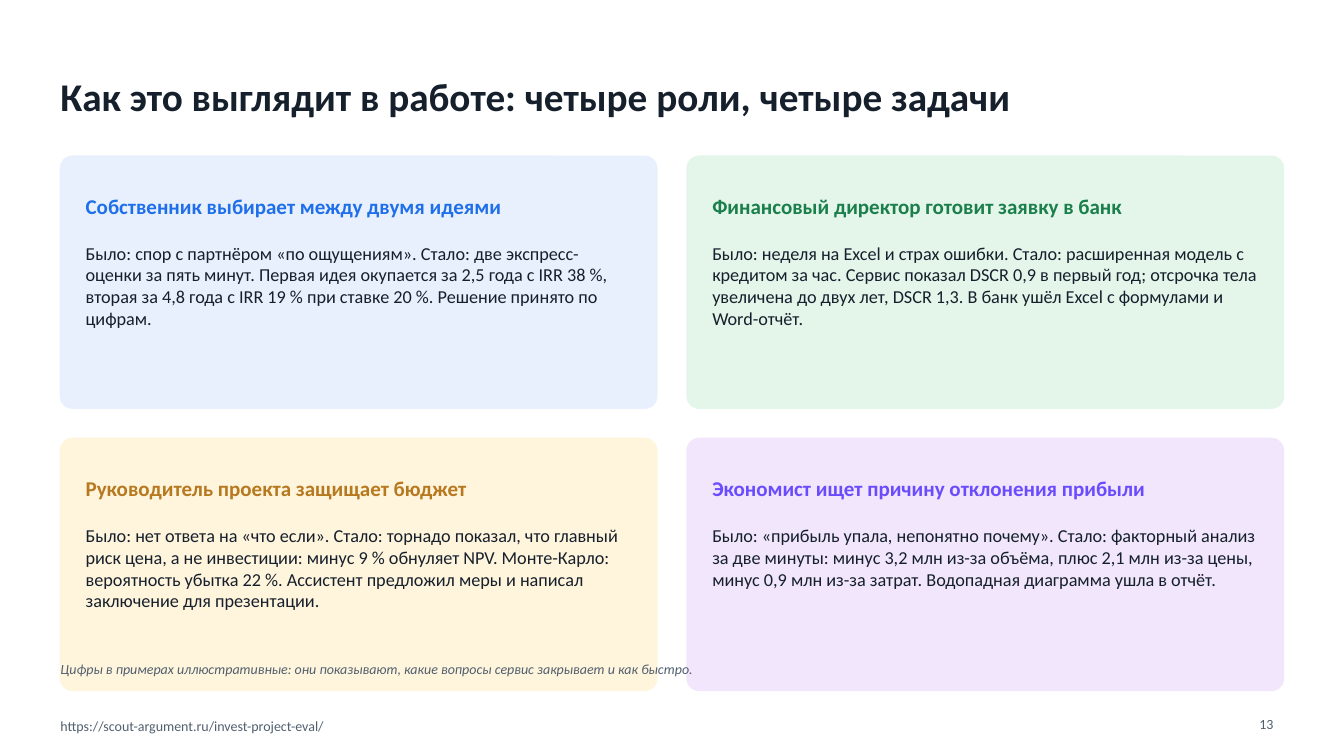
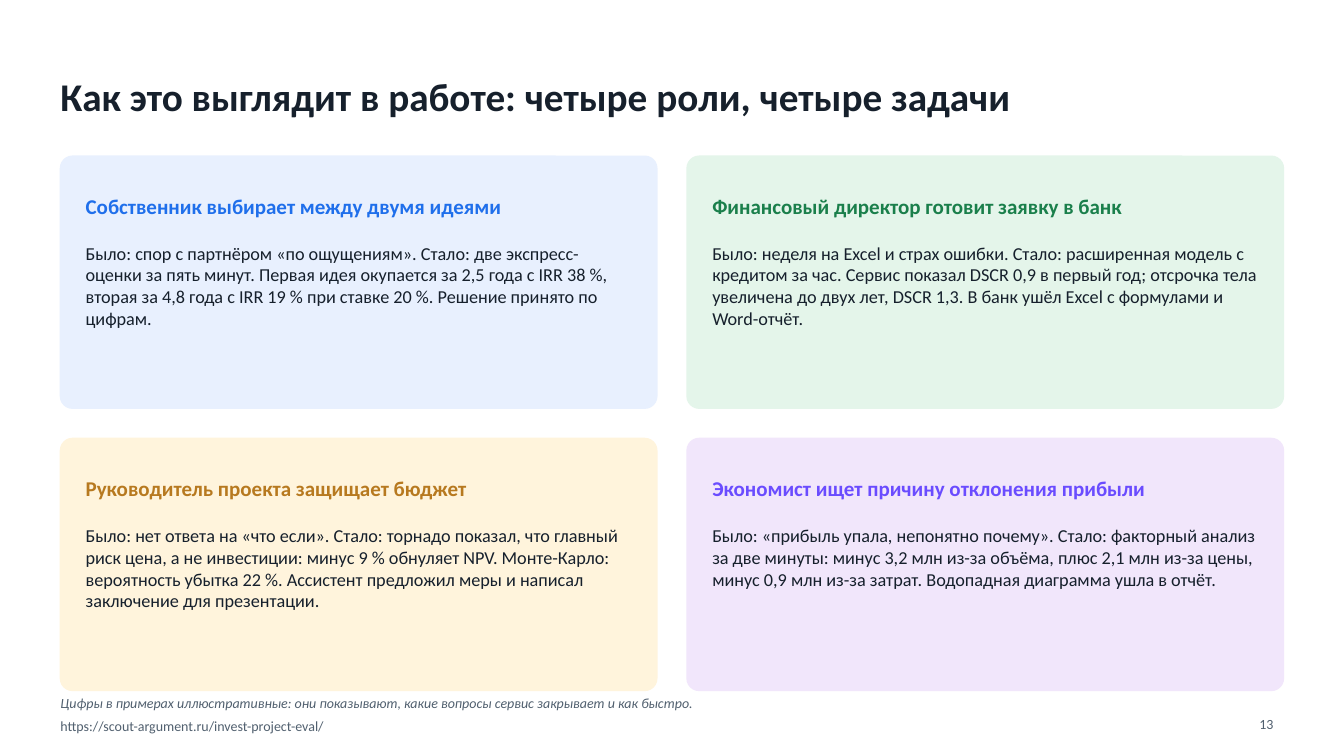
Before and after one commit to mmvolkov/invest-project-eval, a slide deck: slide 13 of docs/Презентация_сервиса.pptx. Drawn at 1344x756 pixels with LibreOffice and Linux fonts; fonts in the diff are those of the drawing. Boxes give left, top, right and bottom in pixels: in the first picture for what was removed or moved away, otherwise in the second. Text is boxed around its words. In the diff, an @@ line names an element or a change of style, - is before the commit and + after.

```diff
--- a/docs/Презентация_сервиса.pptx
+++ b/docs/Презентация_сервиса.pptx
@@ text "Цифры в примерах иллюстративные: они ...": place and size @@
-text "Цифры в примерах иллюстративные: они ..." at [60, 664, 692, 677]
+text "Цифры в примерах иллюстративные: они ..." at [60, 698, 692, 711]
```
Also in this commit, not shown: 3 other slides changed, 5 other files.
